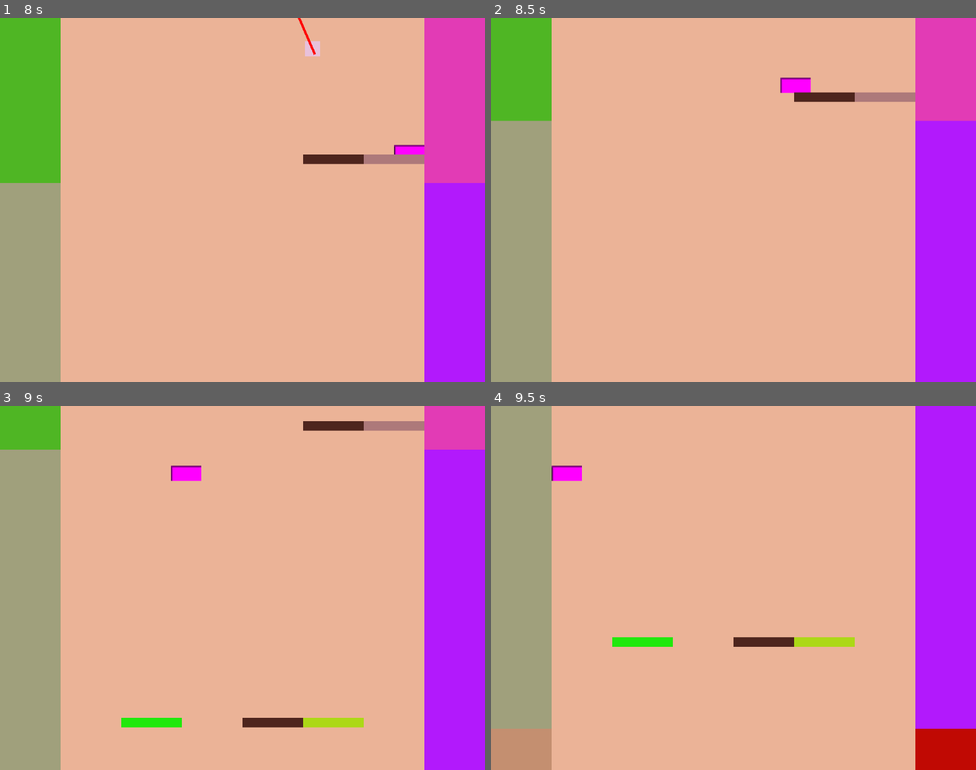
Above: before the commit, frames 1-4 (two rows, left to right).
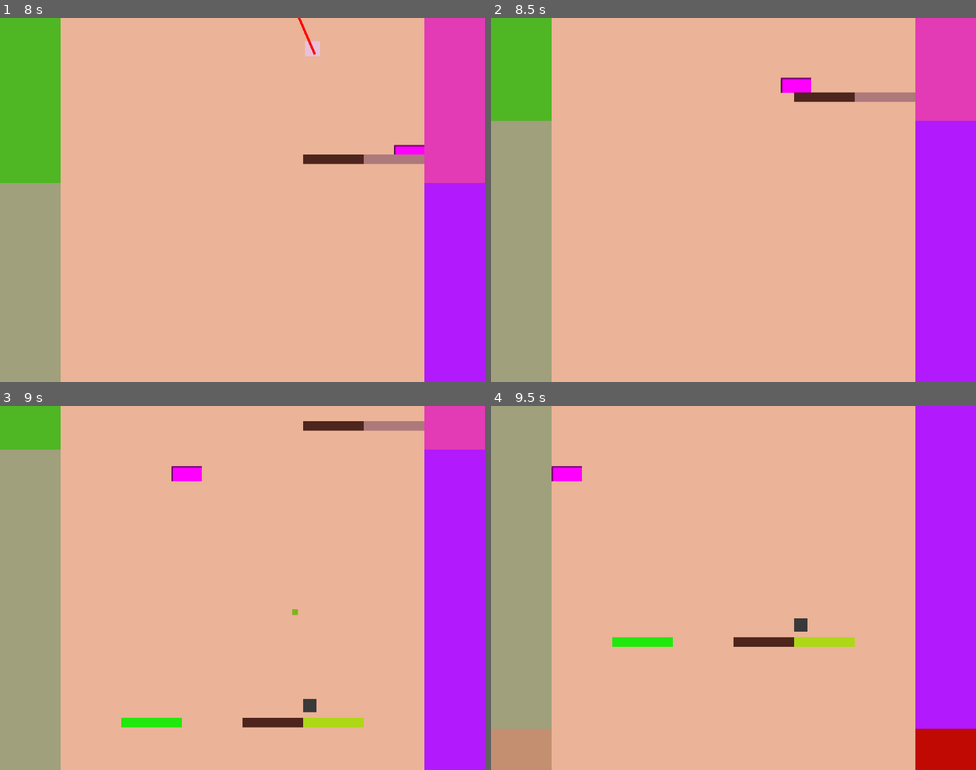
Above: after the commit, the same moments.

Repository: xepewout/momma-im-home
Game: Godot game, scene res://main.tscn
Same seed, same stepped clock (60 frames per second), same inputs: the game is played once before the commit and once after it.
Inputs:
- Up to frame 1 (8 s): hold D (MOVE_RIGHT) 0.53-1.28 s; hold A (MOVE_LEFT) 1.28-2.03 s; hold D (MOVE_RIGHT) 2.03-3.53 s; hold A (MOVE_LEFT) 3.53-5.78 s; hold D (MOVE_RIGHT) from 5.78 s (still down)
- Up to frame 2 (8.5 s): release D (MOVE_RIGHT) at 8.03 s; hold A (MOVE_LEFT) from 8.03 s (still down)
- Up to frame 3 (9 s): keep holding A (MOVE_LEFT)
- Up to frame 4 (9.5 s): keep holding A (MOVE_LEFT)

Frame 1 is identical in both runs. In frame 2, less than 0.1% of the frame differs, in the area x 59-66%, y 16-21%; in frame 3, 0.2%, in the area x 35-66%, y 16-85%; in frame 4, 0.2%.

Commit message:
Fly Commit
-added a fly enemy

Diff:
--- /dev/null
+++ b/fly.gd
@@ -0,0 +1,25 @@
+extends Area2D
+const PEA = preload("res://pea.tscn")
+var player
+var pea
+var peaTargetPos
+var t = 0.0
+
+# Called when the node enters the scene tree for the first time.
+func _ready() -> void:
+	pass
+
+
+# Called every frame. 'delta' is the elapsed time since the previous frame.
+func _process(delta: float) -> void:
+	position.y -= Global.game_speed
+	t += delta * .1
+	if pea and peaTargetPos:
+		pea.position = pea.position.lerp(peaTargetPos,t)
+
+func _firePea() -> void:
+	pea = PEA.instantiate()
+	add_child(pea)
+	player = get_tree().get_nodes_in_group("player")
+	if(player[0].name == ("Player")):
+		peaTargetPos = player[0].position - position
--- /dev/null
+++ b/fly.tscn
@@ -0,0 +1,20 @@
+[gd_scene load_steps=3 format=3 uid="uid://deksh2qoxbb4p"]
+
+[ext_resource type="Script" uid="uid://bjp02t7lhudwy" path="res://fly.gd" id="1_mv3iy"]
+
+[sub_resource type="RectangleShape2D" id="RectangleShape2D_81sfm"]
+size = Vector2(28, 28)
+
+[node name="Fly" type="Area2D" groups=["enemy"]]
+script = ExtResource("1_mv3iy")
+
+[node name="CollisionShape2D" type="CollisionShape2D" parent="."]
+position = Vector2(14, 14)
+shape = SubResource("RectangleShape2D_81sfm")
+
+[node name="Sprite2D" type="Sprite2D" parent="."]
+
+[node name="ColorRect" type="ColorRect" parent="."]
+offset_right = 28.0
+offset_bottom = 28.0
+color = Color(0.2231029, 0.2231029, 0.22310287, 1)
--- a/main.gd
+++ b/main.gd
@@ -4,6 +4,7 @@
 const WALL = preload("res://wall.tscn")
 const PLATFORM = preload("res://platform.tscn")
 const SPIDER = preload("res://spider.tscn")
+const FLY = preload("res://fly.tscn")
 var secondToLastPlatform
 var lastPlatform
 
@@ -14,13 +15,13 @@
 	add_child(player)
 	_spawnWall(Vector2(0,768))
 	_spawnWall(Vector2(896,768))
+	player.hit.connect(_gameOver)
 
 
 # Called every frame. 'delta' is the elapsed time since the previous frame.
 func _process(delta: float) -> void:
 	if Global.falling:
 		Global.game_speed += delta
-		print(Global.game_speed)
 		$ObstacleTimer.paused = false
 	else:
 		$ObstacleTimer.paused = true
@@ -72,11 +73,18 @@
 		_spawnObstacle(spawn + Vector2(128,0))
 	else:
 		_spawnObstacle()
-	var doSpider = randf()
-	if doSpider < .25:
+	var doEnemy = randf()
+	if doEnemy < .25:
 		_spawnSpider()
+	elif doEnemy < .5:
+		_spawnFly()
 
 
+func _spawnFly():
+	var fly = FLY.instantiate()
+	add_child(fly)
+	fly.position = lastPlatform.position - Vector2(0,40)
+	fly._firePea()
 
 func _gameOver():
 	print("player died")
--- /dev/null
+++ b/pea.tscn
@@ -0,0 +1,15 @@
+[gd_scene load_steps=2 format=3 uid="uid://drettty74eepu"]
+
+[sub_resource type="CircleShape2D" id="CircleShape2D_akx07"]
+radius = 6.0
+
+[node name="Pea" type="Area2D" groups=["enemy"]]
+
+[node name="CollisionShape2D" type="CollisionShape2D" parent="."]
+position = Vector2(6, 6)
+shape = SubResource("CircleShape2D_akx07")
+
+[node name="ColorRect" type="ColorRect" parent="."]
+offset_right = 12.0
+offset_bottom = 12.0
+color = Color(0.49007154, 0.7068283, 0.11419808, 1)
--- a/player.gd
+++ b/player.gd
@@ -3,6 +3,7 @@
 
 const SPEED = 500.0
 const JUMP_VELOCITY = -400.0
+signal hit
 
 
 func _physics_process(_delta: float) -> void:
@@ -14,3 +15,8 @@
 		velocity.x = move_toward(velocity.x, 0, SPEED)
 
 	move_and_slide()
+
+
+func _on_enemy_detection_area_entered(area: Area2D) -> void:
+	if area.is_in_group("enemy"):
+		hit.emit()
--- a/player.tscn
+++ b/player.tscn
@@ -9,7 +9,7 @@
 [sub_resource type="PlaceholderTexture2D" id="PlaceholderTexture2D_4flbx"]
 size = Vector2(64, 32)
 
-[node name="Player" type="CharacterBody2D"]
+[node name="Player" type="CharacterBody2D" groups=["player"]]
 script = ExtResource("1_4flbx")
 
 [node name="CollisionShape2D" type="CollisionShape2D" parent="."]
@@ -20,3 +20,11 @@
 texture = SubResource("PlaceholderTexture2D_4flbx")
 
 [node name="Player" type="Node2D" parent="."]
+
+[node name="Enemy Detection" type="Area2D" parent="."]
+
+[node name="CollisionShape2D" type="CollisionShape2D" parent="Enemy Detection"]
+rotation = 1.5707964
+shape = SubResource("CapsuleShape2D_sh265")
+
+[connection signal="area_entered" from="Enemy Detection" to="." method="_on_enemy_detection_area_entered"]
--- a/project.godot
+++ b/project.godot
@@ -1,3 +1,11 @@
+; Engine configuration file.
+; It's best edited using the editor UI and not directly,
+; since the parameters that go here are not all obvious.
+;
+; Format:
+;   [section] ; section goes between []
+;   param=value ; assign values to parameters
+
 config_version=5
 
 [application]
@@ -21,6 +29,8 @@
 [global_group]
 
 wall=""
+enemy=""
+player=""
 
 [input]
 
--- a/spider.tscn
+++ b/spider.tscn
@@ -5,7 +5,7 @@
 [sub_resource type="CircleShape2D" id="CircleShape2D_qrebf"]
 radius = 16.0
 
-[node name="Spider" type="Area2D"]
+[node name="Spider" type="Area2D" groups=["enemy"]]
 script = ExtResource("1_k3kcl")
 
 [node name="CollisionShape2D" type="CollisionShape2D" parent="."]
@@ -20,4 +20,4 @@
 offset_bottom = 32.0
 color = Color(0.9105937, 0.7563481, 0.85983413, 1)
 
-[node name="WebString" type="Line2D" parent="."]
+[node name="WebString" type="Line2D" parent="." groups=["enemy"]]
--- a/web.tscn
+++ b/web.tscn
@@ -3,7 +3,7 @@
 [sub_resource type="RectangleShape2D" id="RectangleShape2D_8brg6"]
 size = Vector2(16, 16)
 
-[node name="Web" type="Area2D"]
+[node name="Web" type="Area2D" groups=["enemy"]]
 
 [node name="CollisionShape2D" type="CollisionShape2D" parent="."]
 position = Vector2(8, 8)
Not shown, added: fly.gd.uid
